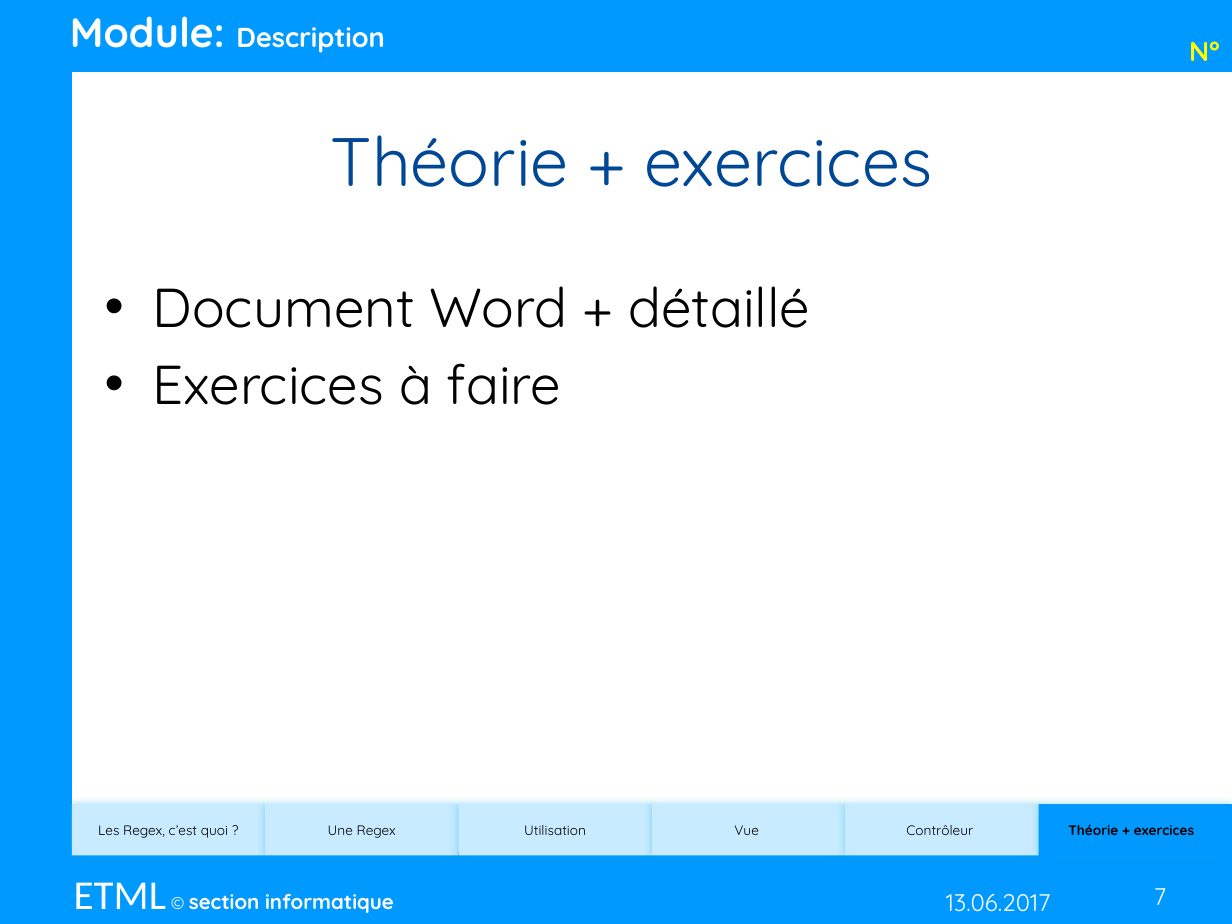
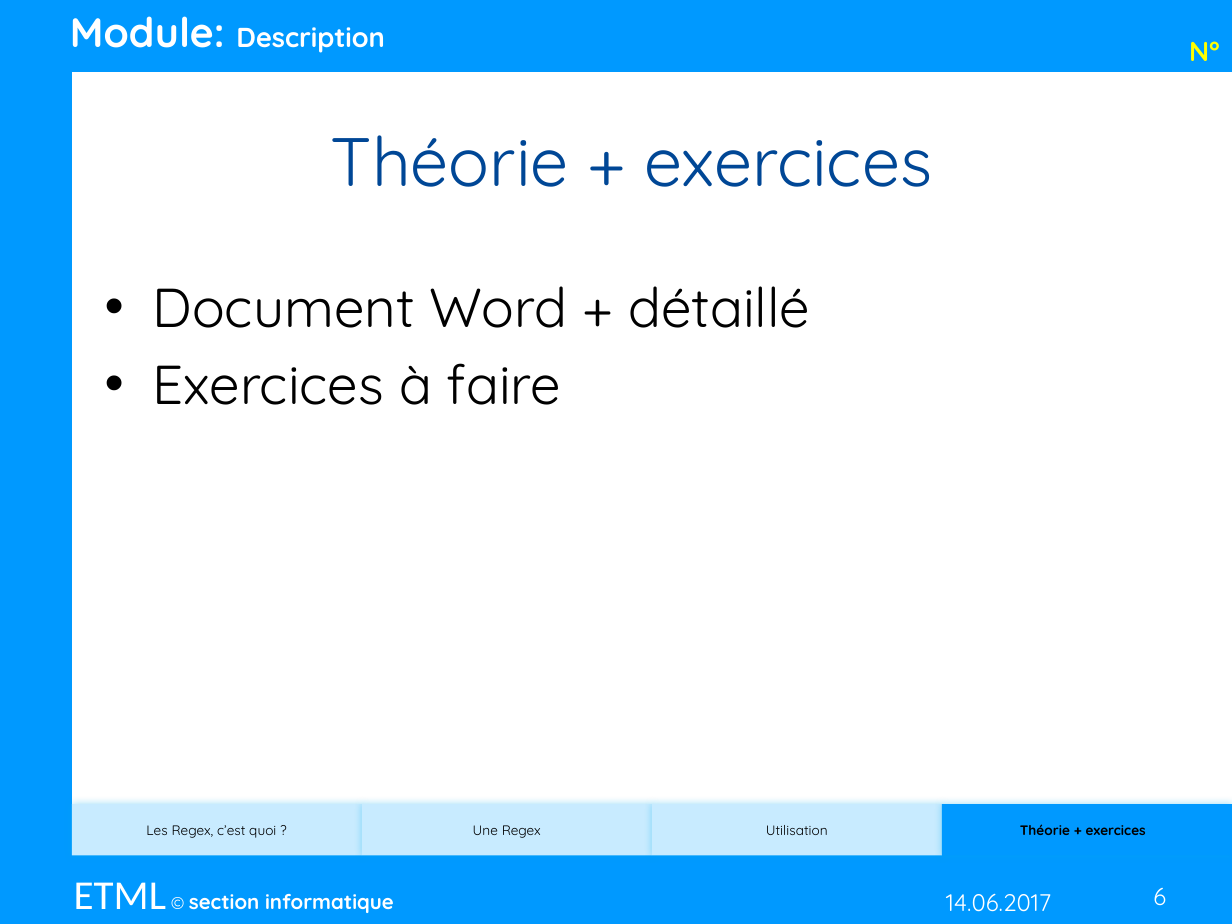
Before and after one commit to mayorjo/Demomot, a slide deck: slide 6 of REGEX/Regex.pptm (slide 7 before the commit). Drawn at 1232x924 pixels with LibreOffice and Linux fonts; fonts in the diff are those of the drawing. Boxes give left, top, right and bottom in pixels: in the first picture for what was removed or moved away, otherwise in the second. Text is boxed around its words. In the diff, an @@ line names an element or a change of style, - is before the commit and + after.

```diff
--- a/REGEX/Regex.pptm
+++ b/REGEX/Regex.pptm
@@ rectangle "Les Regex, c’est quoi ?" resized from (x1=71, y1=804, x2=265, y2=856) to (x1=71, y1=804, x2=361, y2=856) @@
@@ rectangle "Une Regex" resized from (x1=265, y1=804, x2=458, y2=856) to (x1=362, y1=804, x2=652, y2=856) @@
@@ rectangle "Utilisation" resized from (x1=458, y1=804, x2=652, y2=856) to (x1=652, y1=804, x2=941, y2=856) @@
@@ rectangle removed at (x1=652, y1=804, x2=845, y2=856) @@
-Vue
@@ rectangle removed at (x1=845, y1=804, x2=1039, y2=856) @@
-Contrôleur
@@ rectangle "Théorie + exercices" resized from (x1=1039, y1=804, x2=1232, y2=856) to (x1=942, y1=804, x2=1232, y2=856) @@
@@ text at (x1=946, y1=893, x2=1051, y2=912): text changed @@
-13.06.2017
+14.06.2017
@@ page number at (x1=1153, y1=888, x2=1166, y2=906): text changed @@
-7
+6
```
Also in this commit, not shown: 5 other slides changed, 1 slide removed, 15 other files.
